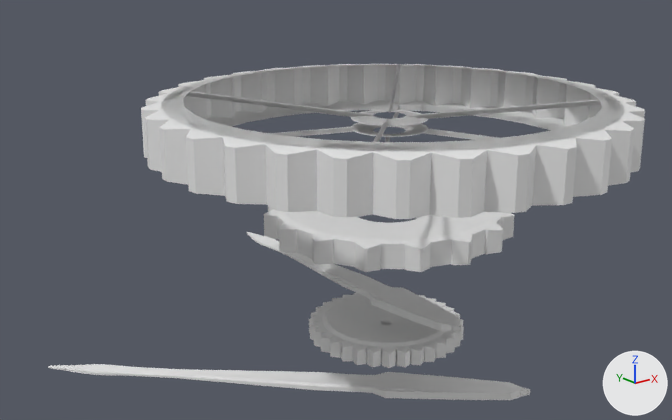
Renders of the Blender file Projekt/blender/clock.blend from each side of a commit.
Both versions are drawn from a 50 mm lens placed at (-1.332, -1.48, 0.154), pointed at (-0.082, 0.084, -0.471). The lights are fixed; the arrows at lower right show +X, +Y and +Z. The same objects are shown in both versions, whatever each file hides.

Before the edit, the objects in view are built like this:
```python
me_cylinder_001 = bpy.data.meshes.new('Cylinder.001')
me_cylinder_001.from_pydata(...)  # 2368 vertices, 2016 faces; spans x -1.07..1.07, y -1.07..1.07, z -1.1..1.1
me_cylinder_002 = bpy.data.meshes.new('Cylinder.002')
me_cylinder_002.from_pydata(...)  # 82 vertices, 59 faces; spans x -1.39..1.39, y -0.5..1.23, z -1.97..1.97
me_cylinder_004 = bpy.data.meshes.new('Cylinder.004')
me_cylinder_004.from_pydata(...)  # 82 vertices, 59 faces; spans x -1.39..1.39, y -0.5..1.23, z -1.97..1.97
me_cylinder_005 = bpy.data.meshes.new('Cylinder.005')
me_cylinder_005.from_pydata(...)  # 1408 vertices, 1376 faces; spans x -1.1..1.1, y -1.1..1.1, z -1.08..1.08
me_cylinder_009 = bpy.data.meshes.new('Cylinder.009')
me_cylinder_009.from_pydata(...)  # 704 vertices, 672 faces; spans x -1.2..1.2, y -1.2..1.2, z -1.27..1.27
ob_cylinder_001 = bpy.data.objects.new('Cylinder.001', me_cylinder_001)
ob_cylinder_001.location = (0.0, 0.0, -0.269)
ob_cylinder_001.scale = (0.489, 0.489, 0.054)
ob_cylinder_002 = bpy.data.objects.new('Cylinder.002', me_cylinder_002)
ob_cylinder_002.location = (0.0, 0.0, -0.673)
ob_cylinder_002.scale = (0.0347, 0.472, -0.00452)
ob_cylinder_004 = bpy.data.objects.new('Cylinder.004', me_cylinder_004)
ob_cylinder_004.location = (0.0, 0.0, -0.9)
ob_cylinder_004.rotation_euler = (0.0, 0.0, 0.785)  # degrees (0, 0, 45)
ob_cylinder_004.scale = (0.0349, 0.677, -0.00455)
ob_cylinder_005 = bpy.data.objects.new('Cylinder.005', me_cylinder_005)
ob_cylinder_005.location = (0.0, 0.0, -0.485)
ob_cylinder_005.scale = (0.251, 0.251, 0.0265)
ob_cylinder_009 = bpy.data.objects.new('Cylinder.009', me_cylinder_009)
ob_cylinder_009.location = (0.0, 0.0, -0.749)
ob_cylinder_009.scale = (0.148, 0.148, 0.0184)
```
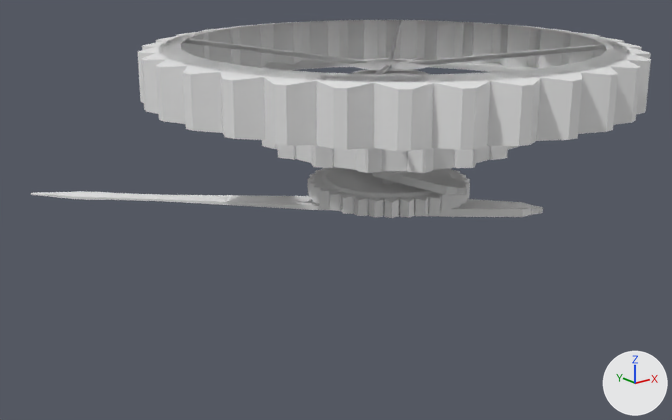
Changed parts and their boxes (x1, y1, x2, y2) in the pictures (672 x 420 px):
'Cylinder.001', moved
    before: (141, 64, 645, 219)
    after: (138, 20, 651, 151)
'Cylinder.005', moved
    before: (264, 206, 514, 272)
    after: (262, 140, 519, 173)
'Cylinder.009', moved
    before: (309, 293, 464, 368)
    after: (308, 167, 470, 218)
'Cylinder.004', moved, rescaled, turned
    before: (48, 364, 530, 400)
    after: (372, 171, 467, 195)
'Cylinder.002', moved, turned, rescaled
    before: (247, 232, 461, 332)
    after: (31, 191, 543, 217)

The change in detail:
Object 'Cylinder.009' (ob_cylinder_009) moves from (0.0, 0.0, -0.749) to (0.0, 0.0, -0.411).
Object 'Cylinder.005' (ob_cylinder_005) moves from (0.0, 0.0, -0.485) to (0.0, 0.0, -0.284).
Object 'Cylinder.004' (ob_cylinder_004) turns from (0, 0, 45) to (0, 0, 0) degrees about x, y and z.
Object 'Cylinder.004' (ob_cylinder_004) moves from (0.0, 0.0, -0.9) to (0.0, 0.0, -0.371).
Object 'Cylinder.004' (ob_cylinder_004) is rescaled from (0.0349, 0.677, -0.00455) to (0.0347, 0.472, -0.00452).
Object 'Cylinder.002' (ob_cylinder_002) moves from (0.0, 0.0, -0.673) to (0.0, 0.0, -0.455).
Object 'Cylinder.002' (ob_cylinder_002) turns from (0, 0, 0) to (0, 0, 45) degrees about x, y and z.
Object 'Cylinder.002' (ob_cylinder_002) is rescaled from (0.0347, 0.472, -0.00452) to (0.0349, 0.677, -0.00455).
Object 'Cylinder.001' (ob_cylinder_001) moves from (0.0, 0.0, -0.269) to (0.0, 0.0, -0.153).
